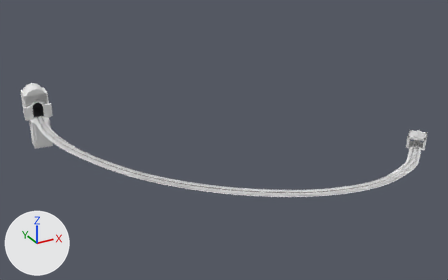
An edit to the FBX model Assets/Art/KayseriIsland/Models/Silver/Phase1/Rail_P1.fbx, drawn before and after from the same camera.
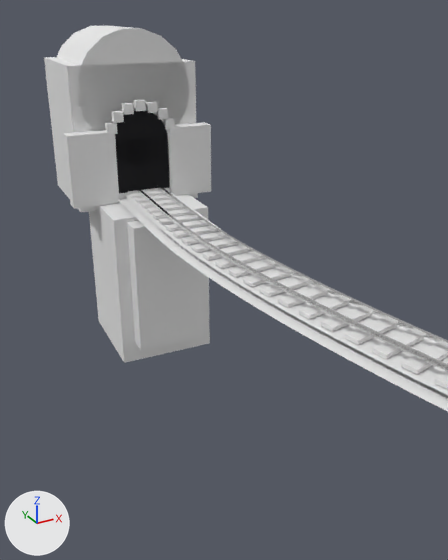
Each version is shown whole from a camera (50 mm lens) standing at (-348.4, -490.6, 210.9) and looking at (-126.1, -86.4, 8.8), then close up from a camera (50 mm lens) standing at (-283.7, -70.3, 42.1) and looking at (-238.7, 11.6, 1.2). The lights are fixed; the arrows at lower left show +X, +Y and +Z. The older version's two pictures come first.

Before the edit, the objects in view are built like this:
```python
me_rail_portal_001 = bpy.data.meshes.new('Rail.Portal.001')
me_rail_portal_001.from_pydata(...)  # 244 vertices, 416 faces; spans x -259.7..-236.6, y 9.1..41.3, z -24.6..24.9
# faces by material slot: [12, 156, 80, 144, 24]
me_rail_portal_001.materials.append(mat_wood)  # white #e7e7e7
me_rail_portal_001.materials.append(mat_concrete_dk)  # white #e7e7e7
me_rail_portal_001.materials.append(mat_rock_dark)  # white #e7e7e7
me_rail_portal_001.materials.append(mat_tunnel_void)  # black #121216
me_rail_portal_001.materials.append(mat_rock)  # white #e7e7e7
me_rail_rail_003 = bpy.data.meshes.new('Rail.Rail.003')
me_rail_rail_003.from_pydata(...)  # 19640 vertices, 39276 faces; spans x -249.0..5.0, y -205.0..24.0, z 11.0..16.0
me_rail_rail_003.materials.append(mat_chrome)  # white #e7e7e7
me_rail_sleepers_001 = bpy.data.meshes.new('Rail.Sleepers.001')
me_rail_sleepers_001.from_pydata(...)  # 1064 vertices, 1596 faces; spans x -253.0..5.0, y -209.0..22.0, z 10.0..15.0
me_rail_sleepers_001.materials.append(mat_wood)  # white #e7e7e7
ob_rail_portal = bpy.data.objects.new('Rail.Portal', me_rail_portal_001)
ob_rail_portal.location = (0.0, 0.0, 14.4)
ob_rail_rail_001 = bpy.data.objects.new('Rail.Rail.001', me_rail_rail_003)
ob_rail_rail_001.location = (0.0, 0.0, 0.0)
ob_rail_sleepers = bpy.data.objects.new('Rail.Sleepers', me_rail_sleepers_001)
ob_rail_sleepers.location = (0.0, 0.0, 0.0)
# also in view: 'Rail.Bed' at (-124.0, -92.6, 12.3); 'Rail.Rail' at (-122.2, -91.9, 13.5); 'Rail.Ballast' at (-124.2, -93.1, 11.8)
```
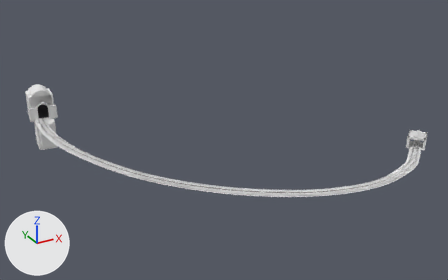
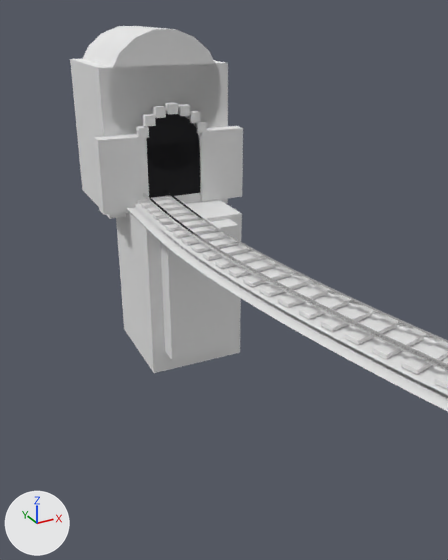
The change, as JSON lines over the scene's bpy script:
```json
{"op": "set", "path": "ob_rail_portal.location", "old": "(0.0, 0.0, 14.4)", "new": "(3.0, -5.2, 14.4)"}
```

Pixel boxes (x1, y1, x2, y2) of what changed, in the close-ups (448 x 560 px):
```json
{"object": "Rail.Portal", "change": "moved", "before": [44, 26, 211, 363], "after": [70, 26, 243, 373]}
```
